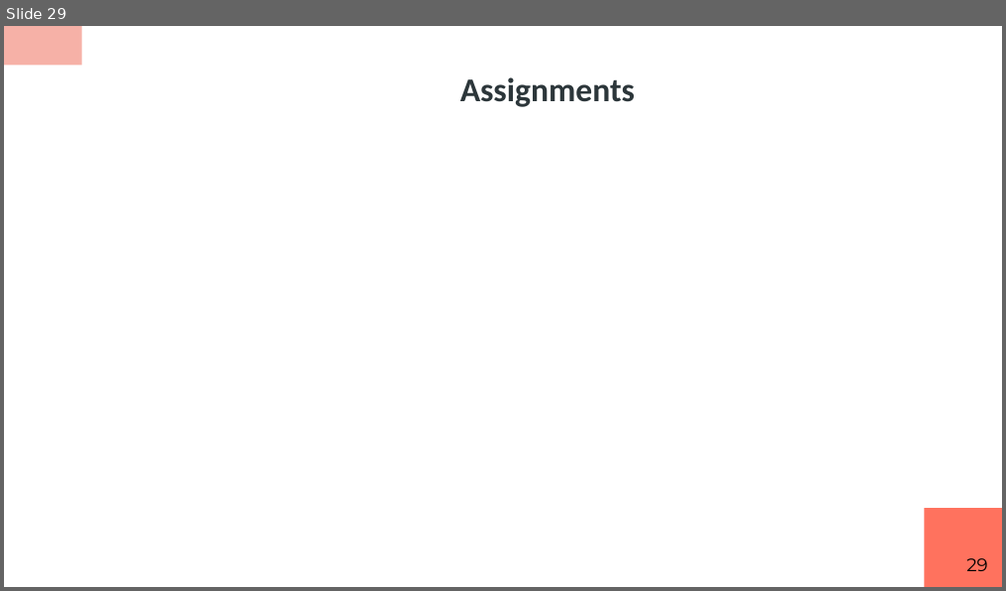
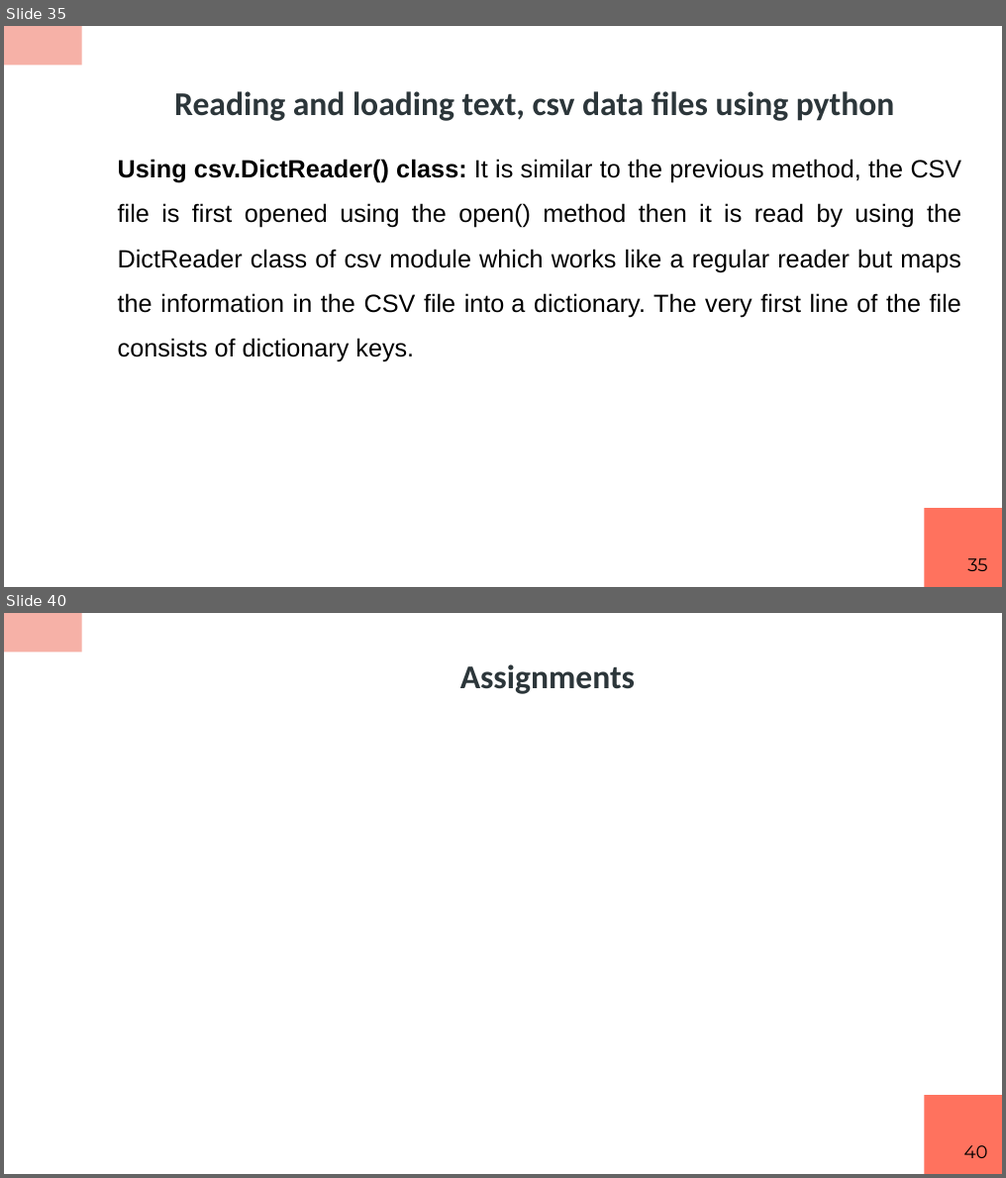
Before and after one commit to RashmivernekarN/ai_with_python_keonics, a slide deck: module2/ppt/Python Scripting.pptx. Shown one above the other, each under a label of ours: slide 29 before the commit, slides 35 and 40 after it; the slides between them are not shown. The pictures are 1006x591 and 1006x1178 pixels, drawn with LibreOffice and Linux fonts; fonts in the diff are those of the drawing. Boxes give left, top, right and bottom in pixels: in the first picture for what was removed or moved away, otherwise in the second. Text is boxed around its words. In the diff, an @@ line names an element or a change of style, - is before the commit and + after.

```diff
--- a/module2/ppt/Python Scripting.pptx
+++ b/module2/ppt/Python Scripting.pptx
@@ slide 35 added at (4,26,1002,587), background #FFFFFF; not listed: 2 template elements that a slide beside it also shows @@
@@ title added at (174,91,895,121), 24 pt, text #2C363A, bold @@
+Reading and loading text, csv data files using python
@@ text added at (118,159,962,363), 18 pt, text #000000 @@
+Using csv.DictReader() class: It is similar to the previous method, the CSV file is first opened using the open() method then it is read by using the DictReader class of csv module which works like a regular reader but maps the information in the CSV file into a dictionary. The very first line of the file consists of dictionary keys.
@@ page number added at (967,559,987,571), 13 pt, text #000000 @@
+35
@@ what was slide 29 is now slide 40 @@
@@ page number at (964,1146,988,1158): text changed @@
-29
+40
```
Also in this commit, not shown: 4 slides changed, 10 other slides added, 4 other files.
